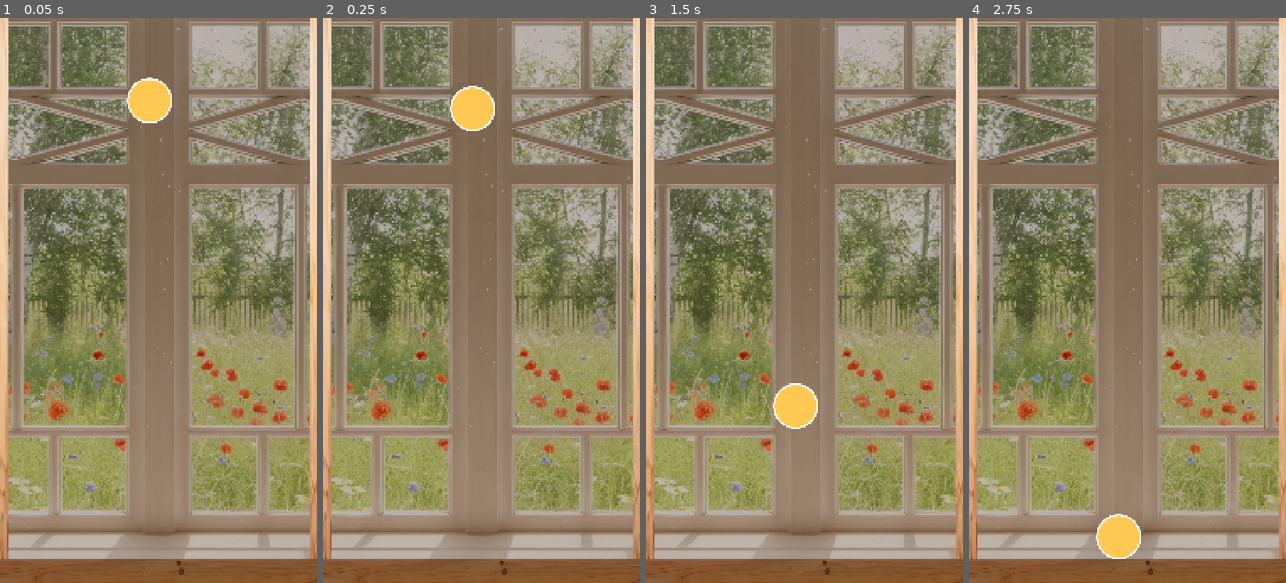
Above: before the commit, frames 1-4 (left to right).
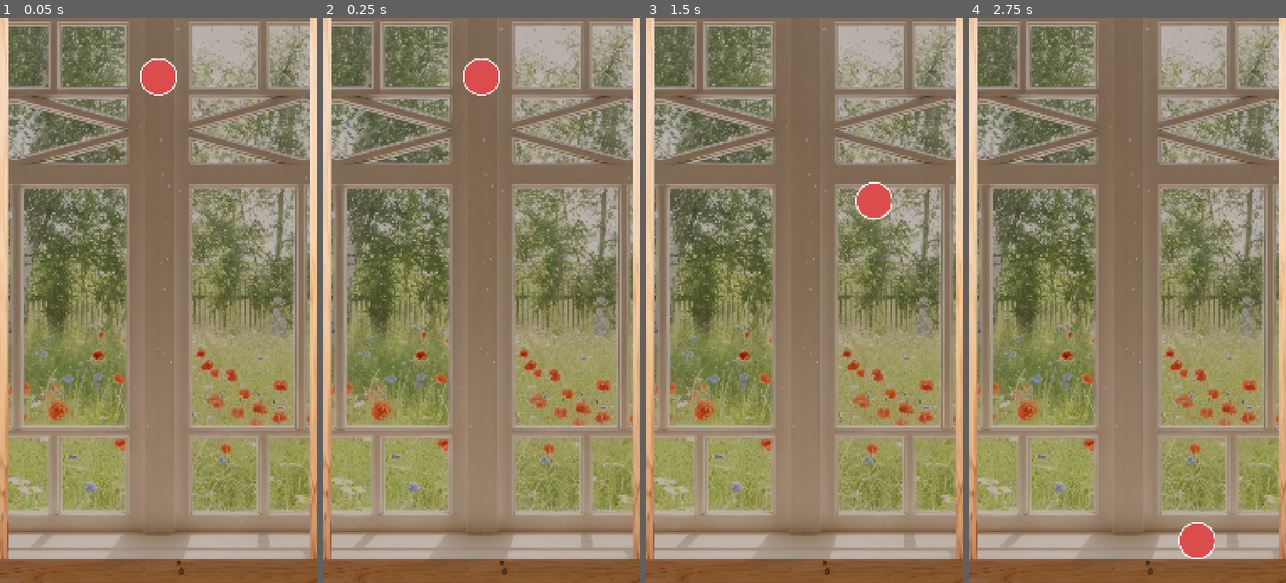
Above: after the commit, the same moments.

Repository: justkuzan/SuikaGame
Game: Godot game, scene res://Core/Game/Game.tscn
Two runs of this game, one before a commit and one after it. Both use one fixed random seed, a clock stepped at 60 frames per second and the inputs below.
Inputs (mouse positions are in pixels of both pictures, inside the frame that each line leads up to):
- Up to frame 1 (0.05 s): no input
- Up to frame 2 (0.25 s): no input
- Up to frame 3 (1.5 s): tap Enter at 0.5 s; move the mouse to (874, 272) at 0.52 s; press the mouse at (874, 272) at 0.53 s; move the mouse to (741, 328) at 1.27 s; release the mouse at (741, 328) at 1.28 s; click (741, 328) at 1.35 s
- Up to frame 4 (2.75 s): move the mouse to (1159, 176) at 2.02 s; press the mouse at (1159, 176) at 2.03 s; tap L at 2.1 s

The runs differ from the first frame. In frame 1, 1.3% of the frame differs, in the area x 40-56%, y 7-19%; in frame 2, 1.5%; in frame 3, 1.5%, in the area x 40-78%, y 29-73%; in frame 4, 1.5%.

Commit message:
Spawner mechanics and boundary constraints
Implemented a spawner node with movement restricted by clamp() functions

Added functionality to instantiate and "drop" flower scenes upon mouse click

Defined movement boundaries to keep the spawner within the playable area

Diff:
--- a/Core/Board/Board.tscn
+++ b/Core/Board/Board.tscn
@@ -12,6 +12,7 @@
 [node name="ColorRect" type="ColorRect" parent="." unique_id=2006474783]
 offset_right = 1080.0
 offset_bottom = 1920.0
+mouse_filter = 2
 color = Color(0.18281268, 0.07846785, 0, 0.3)
 
 [node name="Sprite2D" type="Sprite2D" parent="." unique_id=980712415]
--- a/Core/Game/Game.gd
+++ b/Core/Game/Game.gd
@@ -1,5 +1,6 @@
 extends Node2D
 
+class_name Game
 
 func _ready() -> void:
 	YandexSDK.init_game()
--- a/Core/Game/Game.tscn
+++ b/Core/Game/Game.tscn
@@ -3,7 +3,7 @@
 [ext_resource type="Script" uid="uid://fp4uuqcr4ycj" path="res://Core/Game/Game.gd" id="1_ln2h6"]
 [ext_resource type="Texture2D" uid="uid://ben0qmwure1bo" path="res://Assets/Sprites/Backgrounds/enhanced_window.png" id="1_xbxml"]
 [ext_resource type="PackedScene" uid="uid://d0rbvn7ybi2sx" path="res://Core/Board/Board.tscn" id="2_gwu2e"]
-[ext_resource type="PackedScene" uid="uid://daiia8h0goc0c" path="res://Entities/Flower/Flower.tscn" id="3_xbxml"]
+[ext_resource type="PackedScene" uid="uid://bgaevyvwgoirs" path="res://Core/Spawner/Spawner.tscn" id="4_f6rc3"]
 
 [node name="Game" type="Node2D" unique_id=556264147]
 script = ExtResource("1_ln2h6")
@@ -23,5 +23,4 @@
 position = Vector2(0, -80)
 metadata/_edit_lock_ = true
 
-[node name="BaseObject" parent="." unique_id=182945636 instance=ExtResource("3_xbxml")]
-position = Vector2(510, 280)
+[node name="Spawner" parent="." unique_id=967311033 instance=ExtResource("4_f6rc3")]
--- /dev/null
+++ b/Core/Spawner/Spawner.gd
@@ -0,0 +1,24 @@
+extends Node2D
+
+class_name Spawner
+
+const POS_LIM_MIN: Vector2 = Vector2(110.0, 200.0)
+const POS_LIM_MAX: Vector2 = Vector2(970.0, 200.0)
+
+@onready var flower: Flower = $Flower
+@onready var timer: Timer = $Timer
+
+
+func _process(delta: float) -> void:
+	var cursor_position = get_global_mouse_position()
+	cursor_position = cursor_position.clamp(POS_LIM_MIN, POS_LIM_MAX)
+	global_position = cursor_position
+
+
+func _unhandled_input(event: InputEvent) -> void:
+	if flower and event.is_action_pressed("drop"):
+		print("DROP!")
+		flower.freeze = false
+		flower.reparent(get_parent())
+		flower = null
+		timer.start()
--- /dev/null
+++ b/Core/Spawner/Spawner.tscn
@@ -0,0 +1,14 @@
+[gd_scene format=3 uid="uid://bgaevyvwgoirs"]
+
+[ext_resource type="Script" uid="uid://daihv2sgntk7q" path="res://Core/Spawner/Spawner.gd" id="1_4riai"]
+[ext_resource type="PackedScene" uid="uid://daiia8h0goc0c" path="res://Entities/Flower/Flower.tscn" id="2_xbuyw"]
+
+[node name="Spawner" type="Node2D" unique_id=967311033]
+script = ExtResource("1_4riai")
+
+[node name="Flower" parent="." unique_id=182945636 instance=ExtResource("2_xbuyw")]
+input_pickable = true
+freeze = true
+
+[node name="Timer" type="Timer" parent="." unique_id=74045991]
+one_shot = true
--- a/Entities/Flower/Flower.tscn
+++ b/Entities/Flower/Flower.tscn
@@ -2,9 +2,10 @@
 
 [ext_resource type="Script" uid="uid://qyujkm7cxdor" path="res://Entities/Flower/Flower.gd" id="1_hfqmi"]
 [ext_resource type="Texture2D" uid="uid://bmokhxpn5877l" path="res://Assets/Sprites/TestObjects/1.png" id="1_phfco"]
-[ext_resource type="Resource" uid="uid://sk5wxi5lwv25" path="res://Resources/Flowers/Flower_lvl_3.tres" id="2_cbsr3"]
+[ext_resource type="Resource" uid="uid://duwmj0id11a0v" path="res://Resources/Flowers/Flower_lvl_1.tres" id="2_cbsr3"]
 
 [sub_resource type="CircleShape2D" id="CircleShape2D_xbxml"]
+resource_local_to_scene = true
 radius = 64.00781
 
 [node name="Flower" type="RigidBody2D" unique_id=182945636]
--- a/project.godot
+++ b/project.godot
@@ -36,13 +36,21 @@
 
 [editor_plugins]
 
-enabled=PackedStringArray("res://addons/SimpleFormatOnSave/plugin.cfg", "res://addons/godot-yandex-games-sdk/plugin.cfg")
+enabled=PackedStringArray()
 
 [file_customization]
 
 folder_colors={
 "res://_Addons/": "gray",
 "res://_Builds/": "gray"
+}
+
+[input]
+
+drop={
+"deadzone": 0.2,
+"events": [Object(InputEventMouseButton,"resource_local_to_scene":false,"resource_name":"","device":-1,"window_id":0,"alt_pressed":false,"shift_pressed":false,"ctrl_pressed":false,"meta_pressed":false,"button_mask":1,"position":Vector2(76, 10),"global_position":Vector2(85, 58),"factor":1.0,"button_index":1,"canceled":false,"pressed":true,"double_click":false,"script":null)
+]
 }
 
 [physics]
Not shown, added: Core/Spawner/Spawner.gd.uid
Not shown, changed: export_presets.cfg
Not shown, changed: _Builds/suikagame.console.exe
Not shown, changed: _Builds/suikagame.exe
Not shown, changed: _Builds/suikagame.pck
